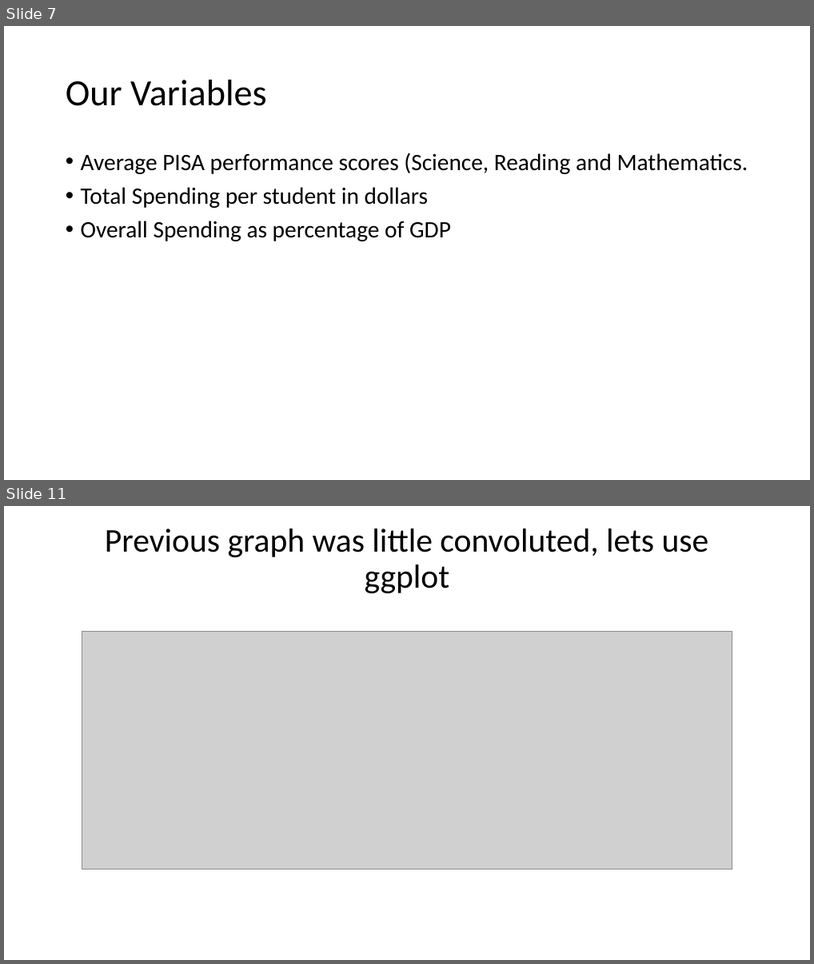
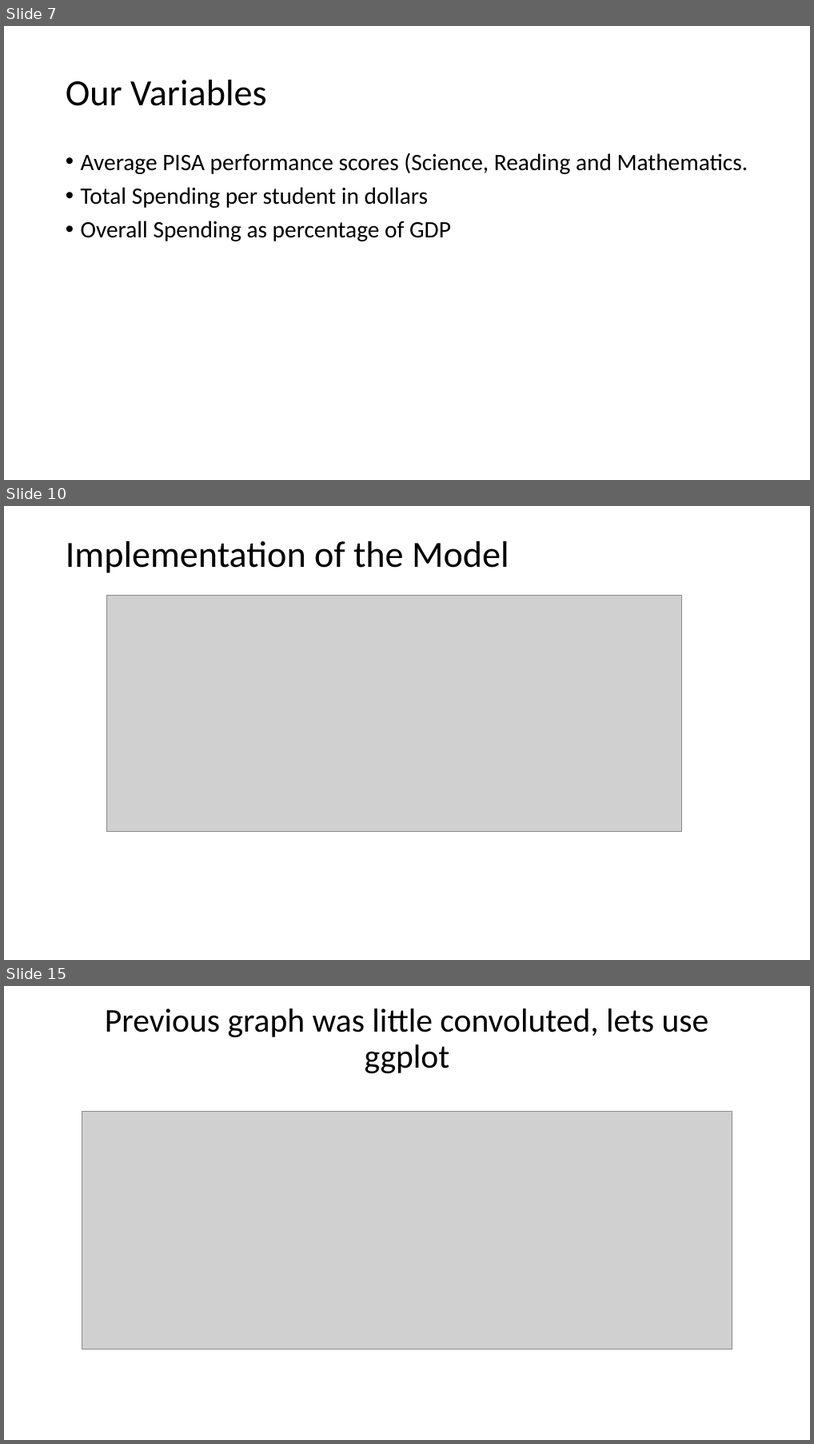
Before and after one commit to AndeyNunes/educationDEA, a slide deck: Project Presentation.pptx. Shown one above the other, each under a label of ours: slides 7 and 11 before the commit, slides 7, 10 and 15 after it; the slides between them are not shown. The pictures are 814x964 and 814x1444 pixels, drawn with LibreOffice and Linux fonts; fonts in the diff are those of the drawing; grey boxes stand for pictures. Boxes give left, top, right and bottom in pixels: in the first picture for what was removed or moved away, otherwise in the second. Text is boxed around its words. In the diff, an @@ line names an element or a change of style, - is before the commit and + after.

```diff
--- a/Project Presentation.pptx
+++ b/Project Presentation.pptx
@@ slide 10 added at <box>4,506,810,960</box>, background #FFFFFF @@
@@ title added at <box>66,541,510,573</box>, 44 pt, text #000000 @@
+Implementation of the Model
@@ picture added at <box>107,595,682,832</box> @@
@@ what was slide 11 is now slide 15 @@
```
Also in this commit, not shown: 4 slides changed, 7 other slides added, 2 slides removed.
